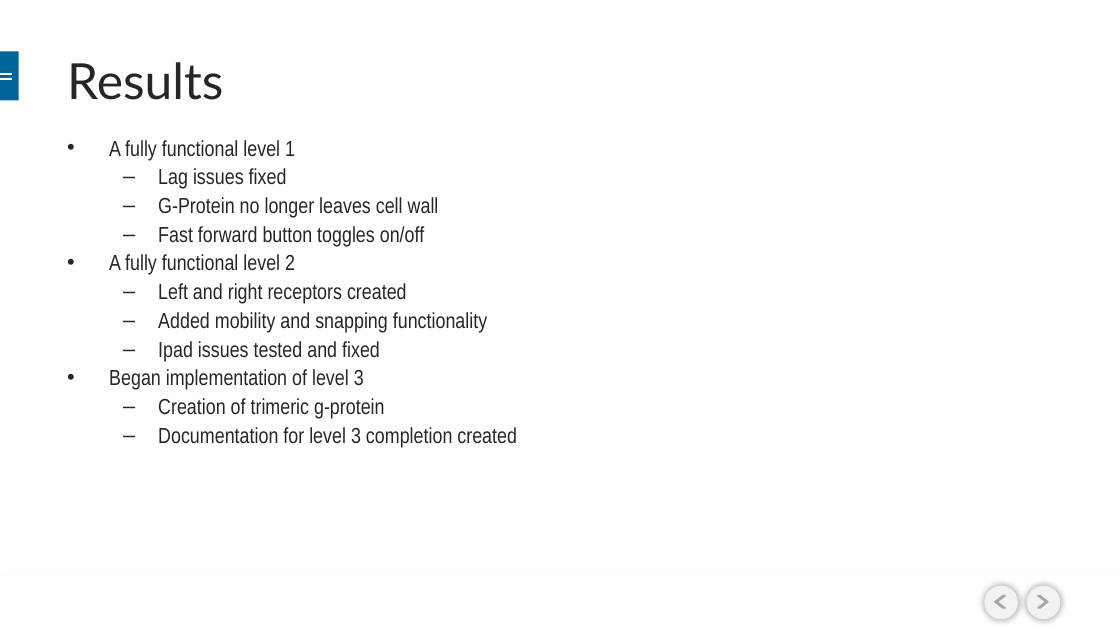
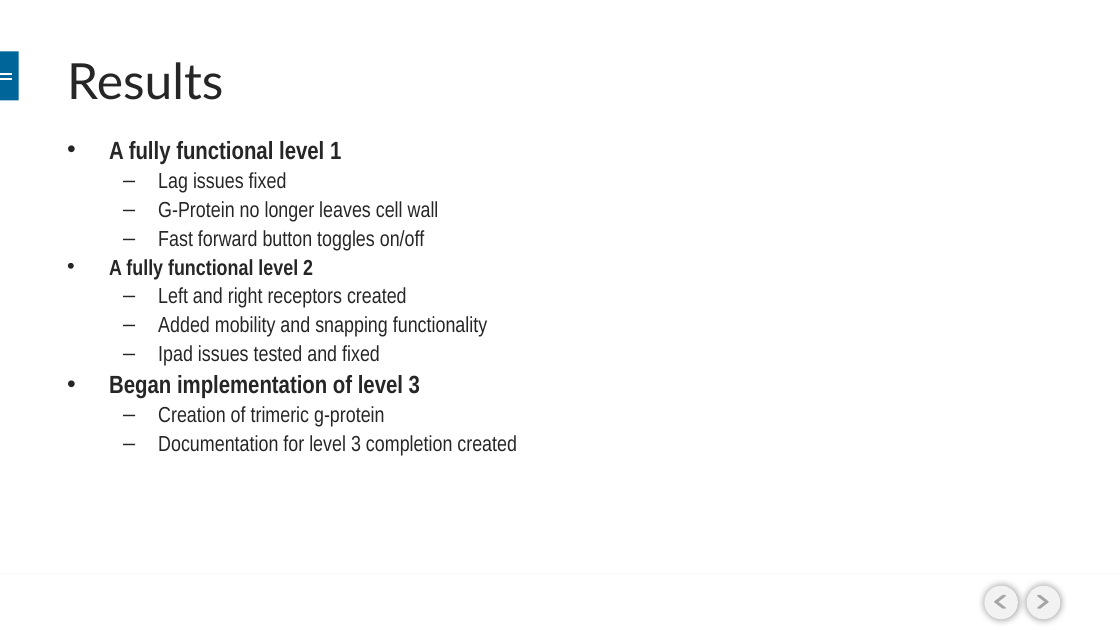
Before and after one commit to BioRubeBotProject/biorubebot-production, a slide deck: slide 8 of Documents/BIORUBEBOT- CS452 Spring 17.pptx (slide 7 before the commit). Drawn at 1120x630 pixels with LibreOffice and Linux fonts; fonts in the diff are those of the drawing; background and template pictures are left out. Boxes give left, top, right and bottom in pixels: in the first picture for what was removed or moved away, otherwise in the second. Text is boxed around its words. In the diff, an @@ line names an element or a change of style, - is before the commit and + after.

```diff
--- a/Documents/BIORUBEBOT- CS452 Spring 17.pptx
+++ b/Documents/BIORUBEBOT- CS452 Spring 17.pptx
@@ text at (109,141,420,399): size 14 to 16 pt in "A fully functional level 1", "Began implementation of level 3"; bold on in "A fully functional level 1", "A fully functional level 2", "Began implementation of level 3" @@
```
Also in this commit, not shown: 8 other slides changed, 1 slide added.
